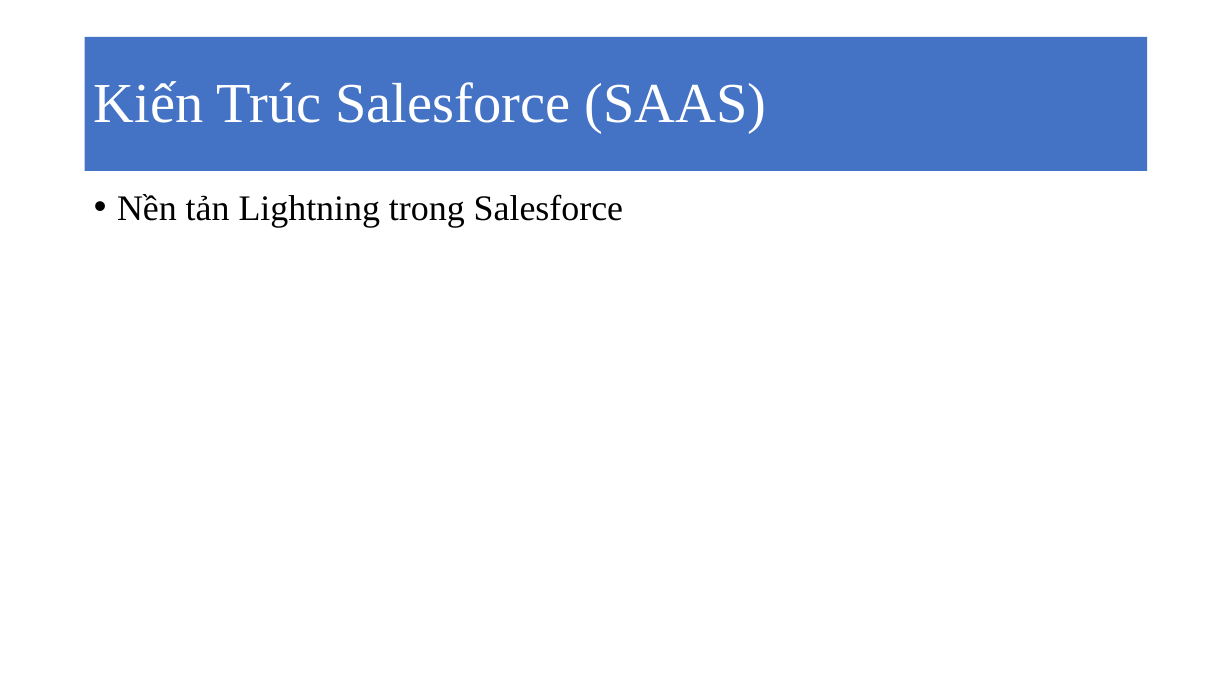
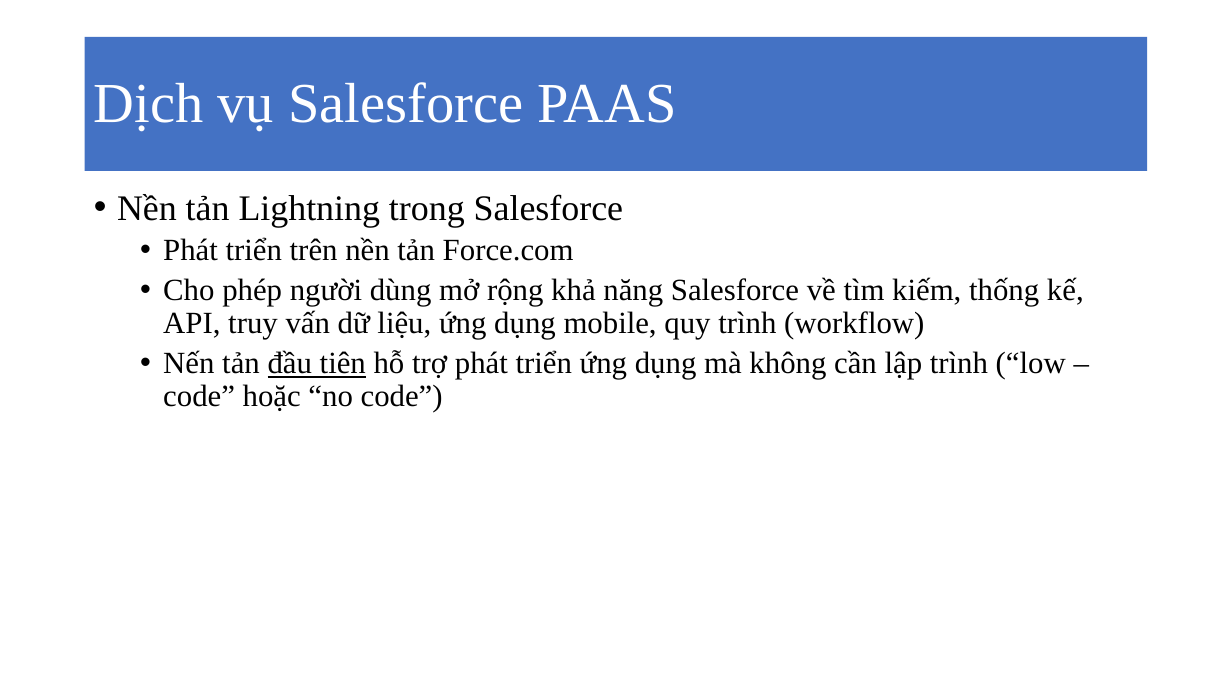
Before and after one commit to MaiBui/graduate-class, a slide deck: slide 10 of cloud_computing/Salesforce.pptx (slide 9 before the commit). Drawn at 1232x693 pixels with LibreOffice and Linux fonts; fonts in the diff are those of the drawing. Boxes give left, top, right and bottom in pixels: in the first picture for what was removed or moved away, otherwise in the second. Text is boxed around its words. In the diff, an @@ line names an element or a change of style, - is before the commit and + after.

```diff
--- a/cloud_computing/Salesforce.pptx
+++ b/cloud_computing/Salesforce.pptx
@@ title at [94, 82, 676, 132]: text changed @@
-Kiến Trúc Salesforce (SAAS)
+Dịch vụ Salesforce PAAS
@@ text at [163, 237, 1084, 412]: paragraphs added @@
+  • Phát triển trên nền tản Force.com
+  • Cho phép người dùng mở rộng khả năng Salesforce về tìm kiếm, thống kế, API, truy vấn dữ liệu, ứng dụng mobile, quy trình (workflow)
+  • Nến tản đầu tiên hỗ trợ phát triển ứng dụng mà không cần lập trình (“low – code” hoặc “no code”)
```
Also in this commit, not shown: 7 other slides changed, 3 slides added, 1 slide removed.
